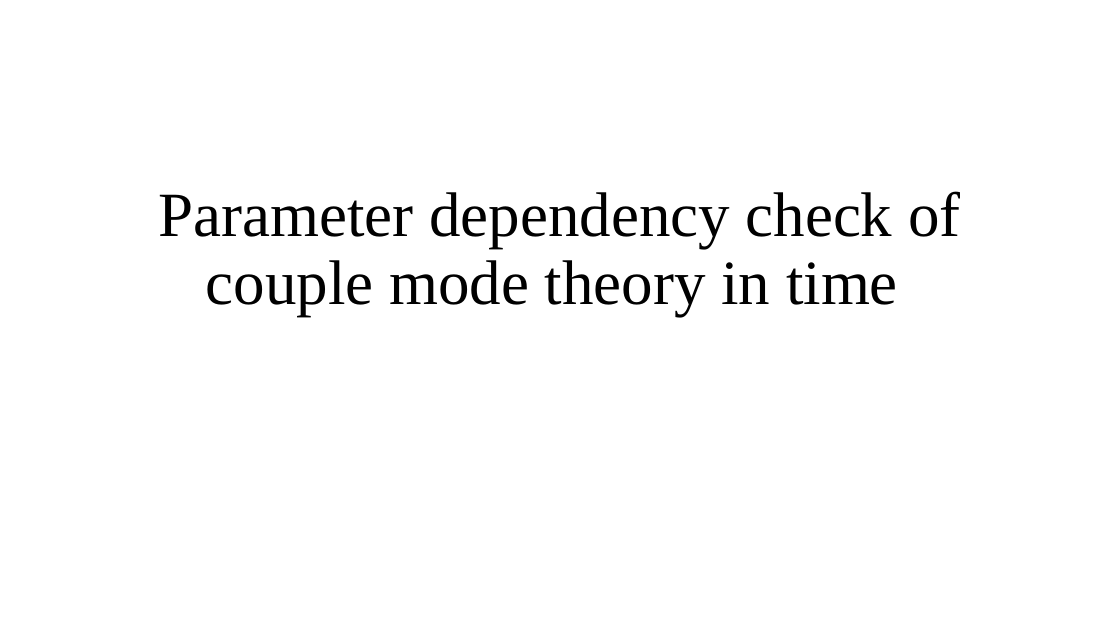
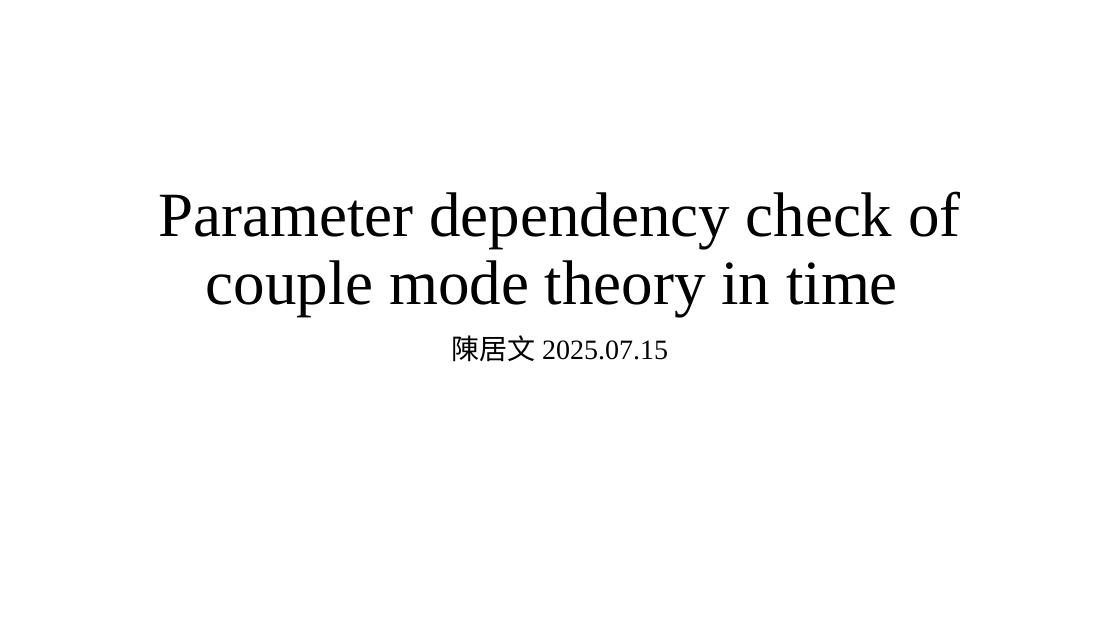
Before and after one commit to blackline0911/couple-mode-theory-in-time, a slide deck: slide 1 of test_fit/parameter_dependency.pptx. Drawn at 1120x630 pixels with LibreOffice and Linux fonts; fonts in the diff are those of the drawing. Boxes give left, top, right and bottom in pixels: in the first picture for what was removed or moved away, otherwise in the second. Text is boxed around its words. In the diff, an @@ line names an element or a change of style, - is before the commit and + after.

```diff
--- a/test_fit/parameter_dependency.pptx
+++ b/test_fit/parameter_dependency.pptx
@@ subtitle added at <box>452,335,668,362</box>, 24 pt, text #000000 @@
+陳居文 2025.07.15
```
Also in this commit, not shown: 2 slides added, 1 slide removed, 22 other files.
